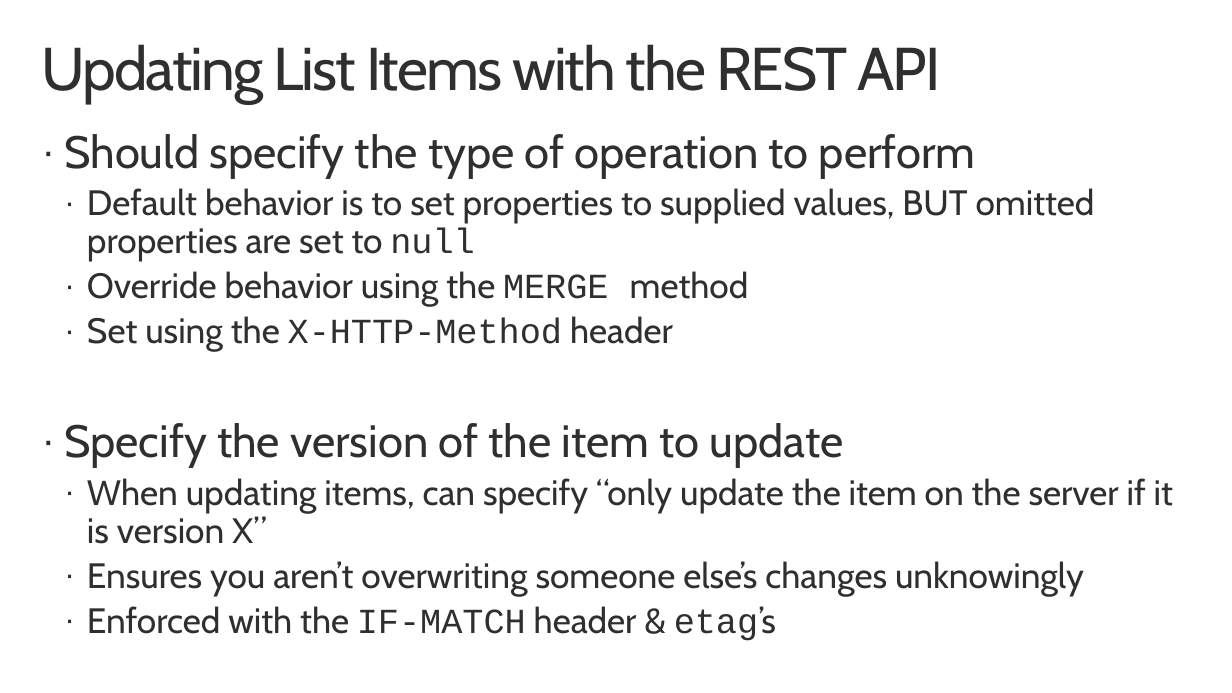
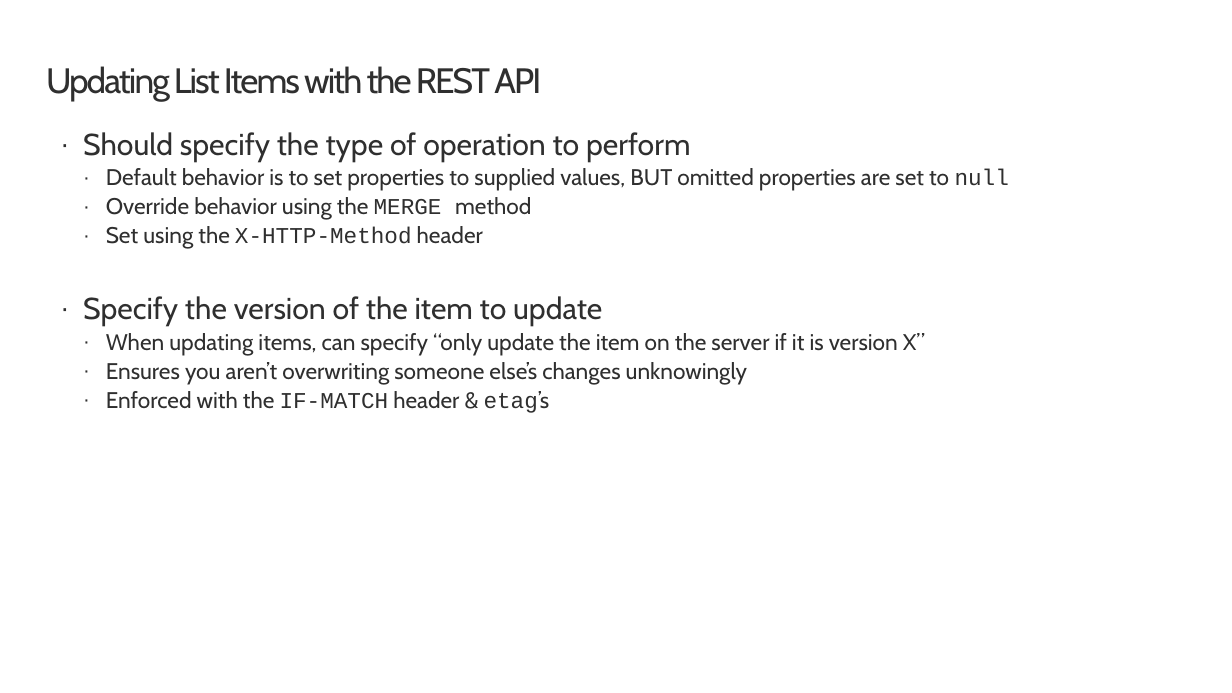
Before and after one commit to SharePoint/sp-dev-training-spfx-spcontent, a slide deck: slide 7 of 02 spfx sprest crud.pptx. Drawn at 1232x693 pixels with LibreOffice and Linux fonts; fonts in the diff are those of the drawing; background and template pictures are left out. Boxes give left, top, right and bottom in pixels: in the first picture for what was removed or moved away, otherwise in the second. Text is boxed around its words. In the diff, an @@ line names an element or a change of style, - is before the commit and + after.

```diff
--- a/02 spfx sprest crud.pptx
+++ b/02 spfx sprest crud.pptx
@@ title "Updating List Items with the ...": place and size @@
-title "Updating List Items with the ..." at [42, 44, 941, 103]
+title "Updating List Items with the ..." at [46, 66, 541, 101]
@@ title "Updating List Items with the ..." at [46, 66, 541, 101]: size 48 to 28 pt @@
@@ text "Should specify the type of ...": place and size @@
-text "Should specify the type of ..." at [64, 134, 1173, 641]
+text "Should specify the type of ..." at [83, 132, 1009, 413]
@@ text "Should specify the type of ..." at [83, 132, 1009, 413]: size 36 to 24 pt in "Should specify the type of operation to ...", "Specify the version of the item to ..."; size 28 to 18 pt in "Default behavior is to set properties to ...", "Override behavior using the MERGE method", "Set using the X-HTTP-Method header", "When updating items, can specify “only update ..." and 2 more places; less space between paragraphs @@
```
Also in this commit, not shown: 7 other slides changed, 2 other files.
